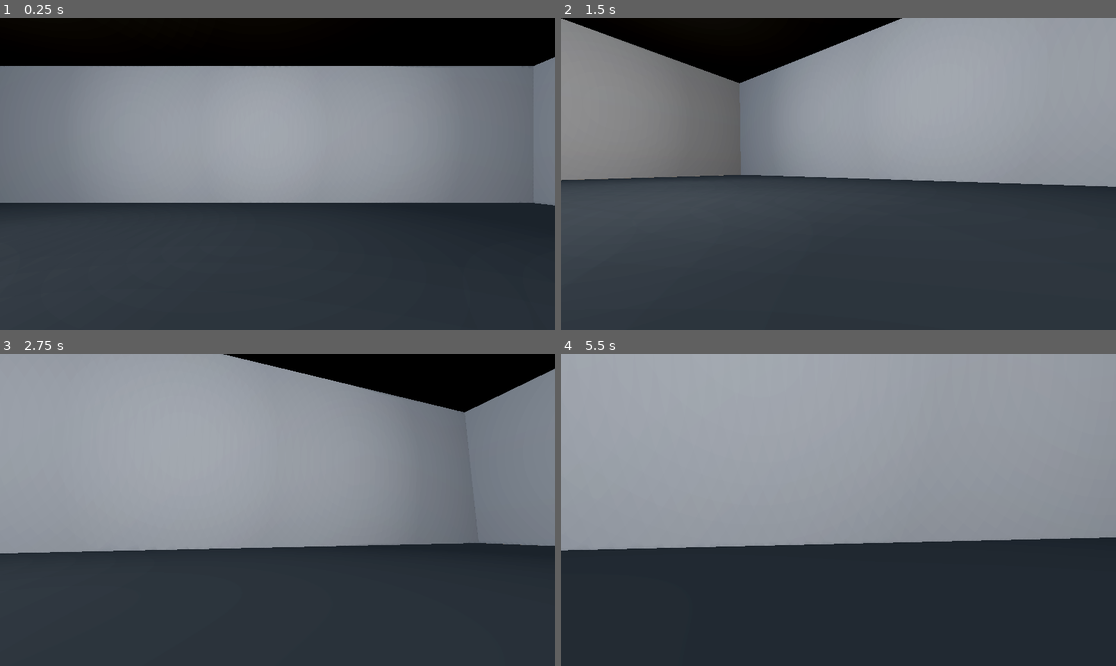
Above: before the commit, frames 1-4 (two rows, left to right).
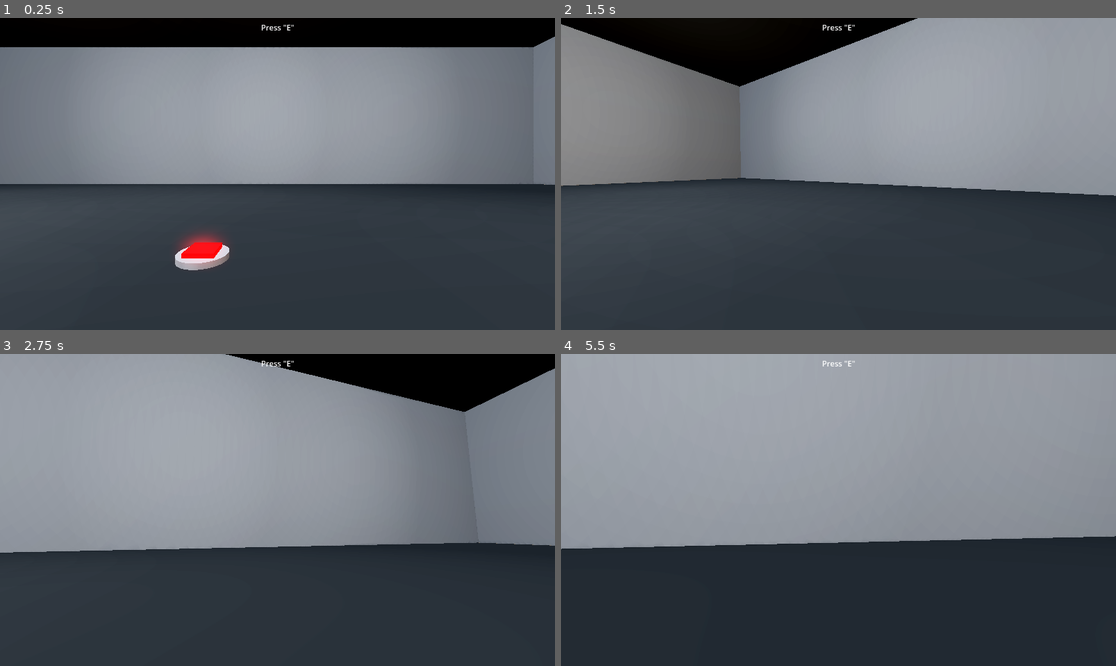
Above: after the commit, the same moments.

Repository: Remago624/Do_not_Press_the_Button
Game: Godot game, scene res://Scenes/room.tscn
The game is run twice, just before and just after one commit, with the same random seed, the same clock (stepped at 60 frames per second) and the same inputs.
Inputs (mouse positions are in pixels of both pictures, inside the frame that each line leads up to):
- Up to frame 1 (0.25 s): no input
- Up to frame 2 (1.5 s): tap E (Click, bound only after the commit) at 0.5, 0.6, 1.25, 1.35 s; move the mouse to (866, 174) at 0.52 s; hold W (Forward) from 0.53 s (still down); tap Space (Jump) at 0.77 s; move the mouse to (810, 174) at 1.27 s
- Up to frame 3 (2.75 s): keep holding W (Forward); tap Space (Jump) at 1.52 s; tap E (Click, bound only after the commit) at 2, 2.3 s; move the mouse to (288, 503) at 2.02 s; tap Alt at 2.1 s
- Up to frame 4 (5.5 s): keep holding W (Forward); tap E (Click, bound only after the commit) at 2.75, 3.05, 3.5, 3.6, 4.25, 4.35, 5.3 s; move the mouse to (832, 516) at 2.77 s; tap Shift at 2.85 s; tap Space (Jump) at 3.02, 3.77, 4.52 s; move the mouse to (877, 513) at 3.52 s; move the mouse to (794, 506) at 4.27 s; move the mouse to (844, 510) at 5.02 s; tap Alt at 5.1 s

The runs differ from the first frame. In frame 1, 14% of the frame differs, in the area x 0-100%, y 2-81%; in frame 2, 2.8%; in frame 3, 0.3%; in frame 4, 0.5%.

Commit message:
interactable button
interactable button for the main idea of the game

Diff:
--- /dev/null
+++ b/don't-press-the-button/Scenes/button.tscn
@@ -0,0 +1,98 @@
+[gd_scene load_steps=16 format=3 uid="uid://gqu27a5tiilt"]
+
+[ext_resource type="Script" uid="uid://doj4ovg2qo2qn" path="res://Scripts/button.gd" id="1_1cmwl"]
+
+[sub_resource type="CylinderMesh" id="CylinderMesh_1cmwl"]
+
+[sub_resource type="StandardMaterial3D" id="StandardMaterial3D_1cmwl"]
+albedo_color = Color(1.4160296, 0, 0, 1)
+
+[sub_resource type="BoxMesh" id="BoxMesh_0kpiu"]
+
+[sub_resource type="BoxShape3D" id="BoxShape3D_lkjnc"]
+
+[sub_resource type="AnimationNodeAnimation" id="AnimationNodeAnimation_1cmwl"]
+animation = &"Idle"
+
+[sub_resource type="AnimationNodeAnimation" id="AnimationNodeAnimation_0kpiu"]
+animation = &"clicking"
+
+[sub_resource type="AnimationNodeStateMachineTransition" id="AnimationNodeStateMachineTransition_smycg"]
+advance_mode = 2
+
+[sub_resource type="AnimationNodeStateMachineTransition" id="AnimationNodeStateMachineTransition_iju5o"]
+advance_mode = 2
+advance_condition = &"clicked"
+
+[sub_resource type="AnimationNodeStateMachineTransition" id="AnimationNodeStateMachineTransition_edukx"]
+switch_mode = 2
+advance_mode = 2
+
+[sub_resource type="AnimationNodeStateMachine" id="AnimationNodeStateMachine_svtet"]
+states/Idle/node = SubResource("AnimationNodeAnimation_1cmwl")
+states/Idle/position = Vector2(300, 100)
+states/Start/position = Vector2(170, 100)
+states/clicking/node = SubResource("AnimationNodeAnimation_0kpiu")
+states/clicking/position = Vector2(437, 100)
+transitions = ["Start", "Idle", SubResource("AnimationNodeStateMachineTransition_smycg"), "Idle", "clicking", SubResource("AnimationNodeStateMachineTransition_iju5o"), "clicking", "Idle", SubResource("AnimationNodeStateMachineTransition_edukx")]
+
+[sub_resource type="Animation" id="Animation_1cmwl"]
+resource_name = "clicking"
+length = 0.3
+tracks/0/type = "position_3d"
+tracks/0/imported = false
+tracks/0/enabled = true
+tracks/0/path = NodePath("El kebeer/El za3tot")
+tracks/0/interp = 1
+tracks/0/loop_wrap = true
+tracks/0/keys = PackedFloat32Array(0, 1, 0, 1, 0, 0.1, 1, 0, 0.1, 0, 0.3, 1, 0, 1, 0)
+
+[sub_resource type="Animation" id="Animation_0kpiu"]
+length = 0.001
+tracks/0/type = "position_3d"
+tracks/0/imported = false
+tracks/0/enabled = true
+tracks/0/path = NodePath("El kebeer/El za3tot")
+tracks/0/interp = 1
+tracks/0/loop_wrap = true
+tracks/0/keys = PackedFloat32Array(0, 1, 0, 1, 0)
+
+[sub_resource type="Animation" id="Animation_nrk2b"]
+resource_name = "Idle"
+loop_mode = 1
+
+[sub_resource type="AnimationLibrary" id="AnimationLibrary_smycg"]
+_data = {
+&"Idle": SubResource("Animation_nrk2b"),
+&"RESET": SubResource("Animation_0kpiu"),
+&"clicking": SubResource("Animation_1cmwl")
+}
+
+[node name="Button" type="StaticBody3D"]
+transform = Transform3D(0.4, 0, 0, 0, 0.4, 0, 0, 0, 0.4, 0, 0, 0)
+script = ExtResource("1_1cmwl")
+
+[node name="El kebeer" type="MeshInstance3D" parent="."]
+transform = Transform3D(1.7, 0, 0, 0, 0.096, 0, 0, 0, 1.7, 0, -0.09, 0)
+mesh = SubResource("CylinderMesh_1cmwl")
+skeleton = NodePath("El za3tot")
+
+[node name="El za3tot" type="MeshInstance3D" parent="El kebeer"]
+transform = Transform3D(0.5882353, 0, 0, 0, 3.125, 0, 0, 0, 0.5882353, 0, 1, 0)
+material_override = SubResource("StandardMaterial3D_1cmwl")
+mesh = SubResource("BoxMesh_0kpiu")
+skeleton = NodePath("../..")
+
+[node name="CollisionShape3D" type="CollisionShape3D" parent="."]
+transform = Transform3D(1, 0, 0, 0, 0.3, 0, 0, 0, 1, 0, 0, 0)
+shape = SubResource("BoxShape3D_lkjnc")
+
+[node name="AnimationTree" type="AnimationTree" parent="."]
+tree_root = SubResource("AnimationNodeStateMachine_svtet")
+anim_player = NodePath("../AnimationPlayer")
+parameters/conditions/clicked = false
+
+[node name="AnimationPlayer" type="AnimationPlayer" parent="."]
+libraries = {
+&"": SubResource("AnimationLibrary_smycg")
+}
--- a/don't-press-the-button/Scenes/player.tscn
+++ b/don't-press-the-button/Scenes/player.tscn
@@ -10,15 +10,32 @@
 script = ExtResource("1_v0iea")
 
 [node name="MeshInstance3D" type="MeshInstance3D" parent="."]
-visible = false
 mesh = SubResource("CapsuleMesh_f60y1")
 
 [node name="CollisionShape3D" type="CollisionShape3D" parent="."]
 shape = SubResource("CapsuleShape3D_v0iea")
 
 [node name="Rot" type="Node3D" parent="."]
-transform = Transform3D(1, 0, 0, 0, 1, 0, 0, 0, 1, 0, 0.54608876, 0)
+transform = Transform3D(1, 0, 0, 0, 1, 0, 0, 0, 1, 0, 0.5, 0)
 
 [node name="Camera3D" type="Camera3D" parent="Rot"]
-transform = Transform3D(1, 0, 0, 0, 1, 0, 0, 0, 1, 0, 0.011280358, 0)
 current = true
+
+[node name="SeeCast" type="RayCast3D" parent="Rot/Camera3D"]
+unique_name_in_owner = true
+transform = Transform3D(1, 0, 0, 0, -1.3113416e-07, -0.99999994, 0, 3, -4.3711385e-08, 0, 0, 0)
+
+[node name="CanvasLayer" type="CanvasLayer" parent="."]
+
+[node name="BoxContainer" type="BoxContainer" parent="CanvasLayer"]
+anchors_preset = 5
+anchor_left = 0.5
+anchor_right = 0.5
+offset_left = -20.0
+offset_right = 20.0
+offset_bottom = 40.0
+grow_horizontal = 2
+
+[node name="Label" type="Label" parent="CanvasLayer/BoxContainer"]
+layout_mode = 2
+text = "Press \"E\""
--- a/don't-press-the-button/Scenes/room.tscn
+++ b/don't-press-the-button/Scenes/room.tscn
@@ -1,6 +1,7 @@
-[gd_scene load_steps=9 format=3 uid="uid://wxhylmbeqtnk"]
+[gd_scene load_steps=10 format=3 uid="uid://wxhylmbeqtnk"]
 
 [ext_resource type="PackedScene" uid="uid://b4bd2hgmjo3sx" path="res://Scenes/player.tscn" id="1_mbine"]
+[ext_resource type="PackedScene" uid="uid://gqu27a5tiilt" path="res://Scenes/button.tscn" id="2_lsht4"]
 
 [sub_resource type="ProceduralSkyMaterial" id="ProceduralSkyMaterial_mbine"]
 sky_horizon_color = Color(0.66224277, 0.6717428, 0.6867428, 1)
@@ -115,4 +116,7 @@
 size = Vector3(9, 0.1, 7.3876953)
 
 [node name="Player" parent="." instance=ExtResource("1_mbine")]
-transform = Transform3D(0.1, 0, 0, 0, 0.1, 0, 0, 0, 0.1, 0.19902605, 0.3547956, -0.32854643)
+transform = Transform3D(0.1, 0, 0, 0, 0.1, 0, 0, 0, 0.1, 0.19902605, 0.0547956, -0.32854643)
+
+[node name="Button" parent="." instance=ExtResource("2_lsht4")]
+transform = Transform3D(0.040000003, 0, 0, 0, 0.040000003, 0, 0, 0, 0.040000003, 0.1, 0, -0.6)
--- /dev/null
+++ b/don't-press-the-button/Scripts/button.gd
@@ -0,0 +1,19 @@
+extends StaticBody3D
+
+@onready var anim_player = $AnimationPlayer
+@onready var anim_tree = $AnimationTree
+
+
+func interact():
+	anim_tree["parameters/conditions/clicked"] = true
+	print("a7a")
+	await get_tree().create_timer(0.3).timeout
+	anim_tree["parameters/conditions/clicked"] = false
+
+func _ready() -> void:
+	pass # Replace with function body.
+
+
+# Called every frame. 'delta' is the elapsed time since the previous frame.
+func _process(delta: float) -> void:
+	pass
--- a/don't-press-the-button/Scripts/player.gd
+++ b/don't-press-the-button/Scripts/player.gd
@@ -9,6 +9,11 @@
 func _ready() -> void:
 	Input.set_mouse_mode(Input.MOUSE_MODE_CAPTURED)
 func _physics_process(delta: float) -> void:
+
+	if %SeeCast.is_colliding():
+		var target = %SeeCast.get_collider()
+		if target.has_method("interact") and Input.is_action_just_pressed("Click"):
+			target.interact()
 
 	if not is_on_floor():
 		velocity += get_gravity() * delta
--- a/don't-press-the-button/project.godot
+++ b/don't-press-the-button/project.godot
@@ -46,3 +46,8 @@
 "events": [Object(InputEventKey,"resource_local_to_scene":false,"resource_name":"","device":-1,"window_id":0,"alt_press …(191 unchanged characters)…
 ]
 }
+Click={
+"deadzone": 0.2,
+"events": [Object(InputEventKey,"resource_local_to_scene":false,"resource_name":"","device":-1,"window_id":0,"alt_pressed":false,"shift_pressed":false,"ctrl_pressed":false,"meta_pressed":false,"pressed":false,"keycode":0,"physical_keycode":69,"key_label":0,"unicode":101,"location":0,"echo":false,"script":null)
+]
+}
Not shown, added: don't-press-the-button/Scripts/button.gd.uid
